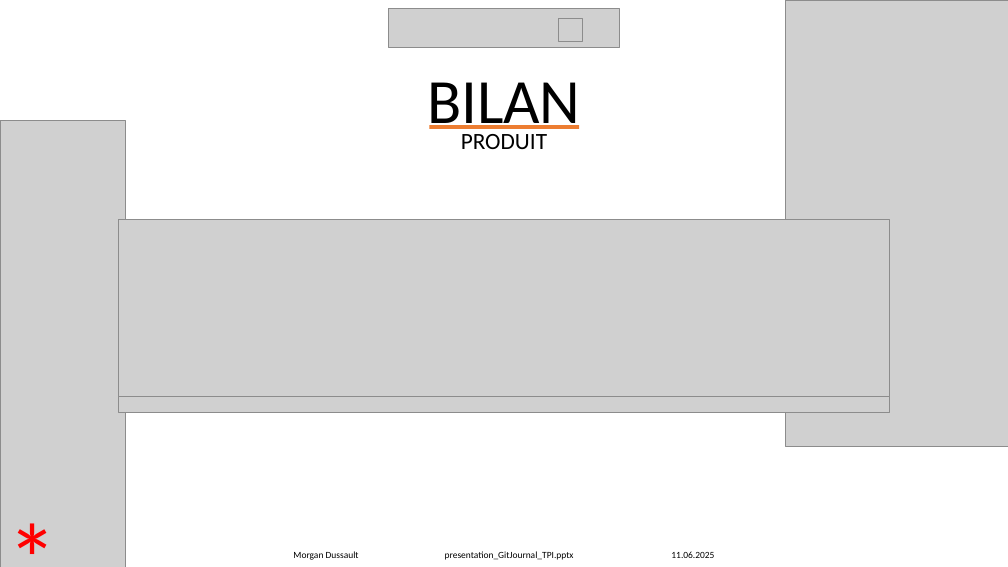
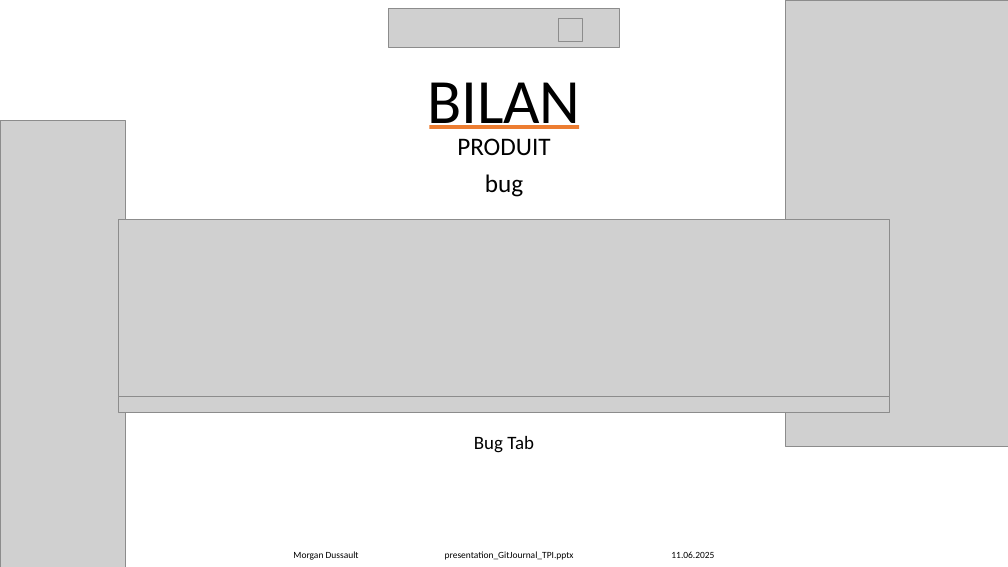
Before and after one commit to Morgan-DD/GitJournal, a slide deck: slide 32 of presentation/presentation_GitJournal_TPI.pptx. Drawn at 1008x567 pixels with LibreOffice and Linux fonts; fonts in the diff are those of the drawing; grey boxes stand for pictures. Boxes give left, top, right and bottom in pixels: in the first picture for what was removed or moved away, otherwise in the second. Text is boxed around its words. In the diff, an @@ line names an element or a change of style, - is before the commit and + after.

```diff
--- a/presentation/presentation_GitJournal_TPI.pptx
+++ b/presentation/presentation_GitJournal_TPI.pptx
@@ subtitle at box(457, 138, 550, 155): size 22.2 to 24 pt in "PRODUIT"; line spacing 0.7 to 0.9 @@
@@ subtitle at box(485, 174, 523, 197): paragraph added @@
+bug
@@ text added at box(474, 436, 534, 453), 18 pt, text #000000 @@
+Bug Tab
@@ text removed at box(0, 491, 67, 567) @@
-*
```
Also in this commit, not shown: 9 other slides changed, 8 other files.
